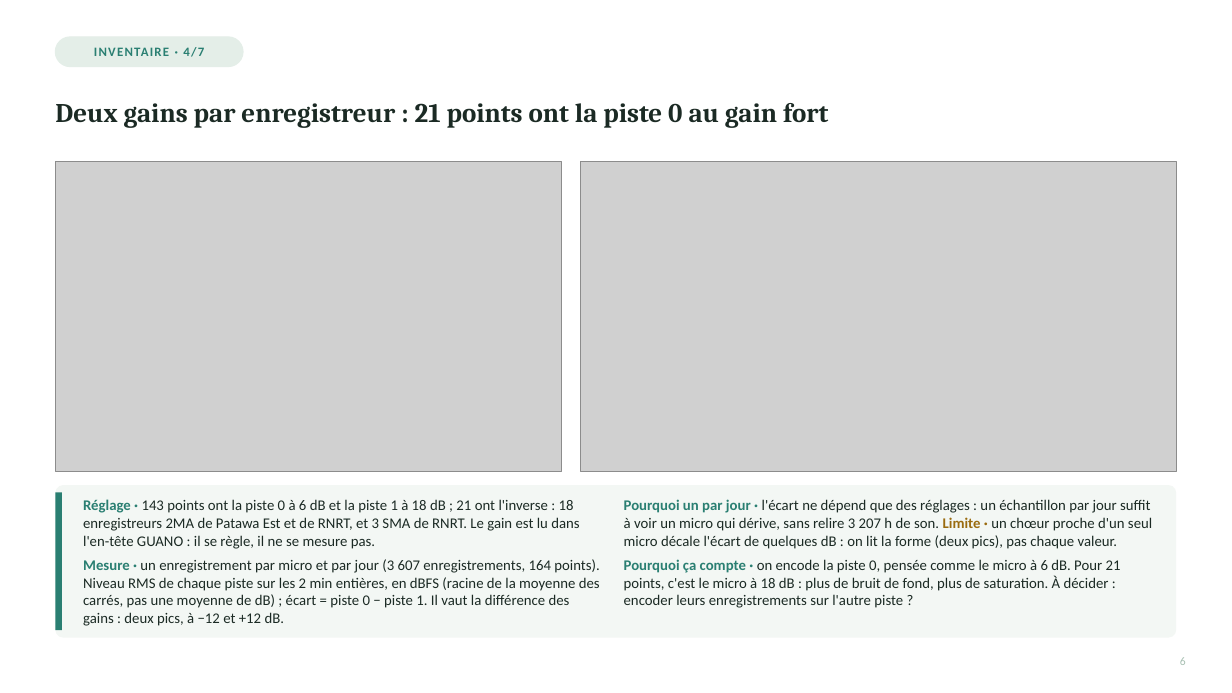
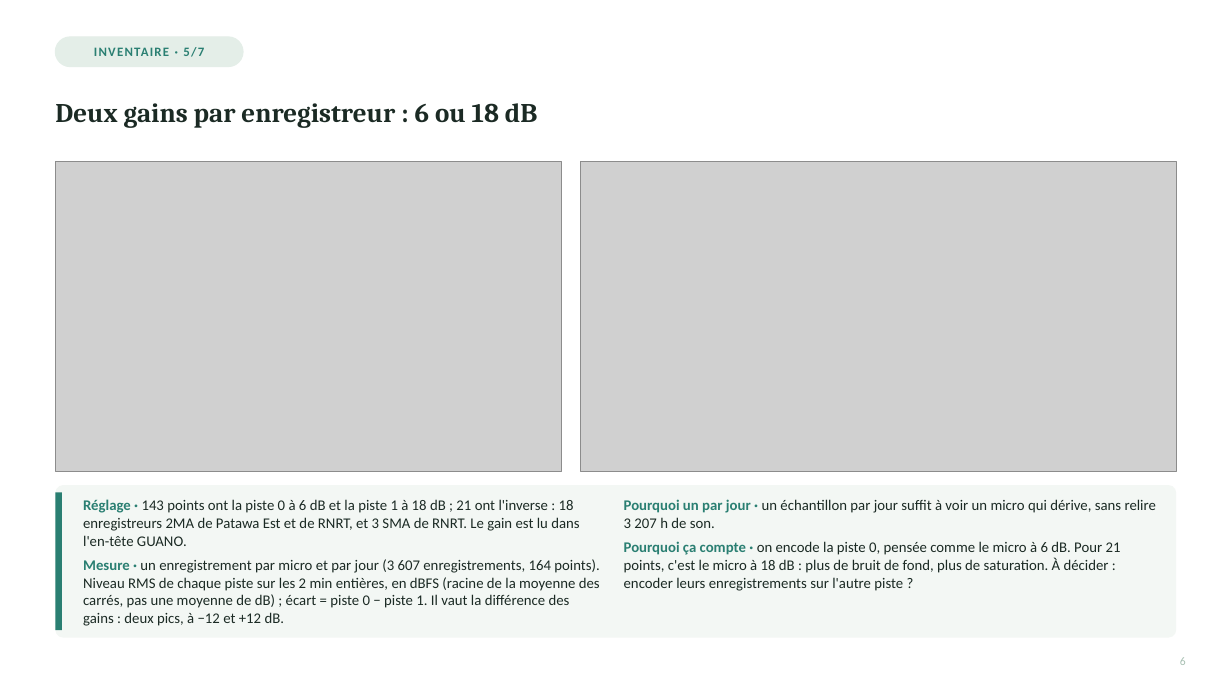
Before and after one commit to Rumble-Paw-Patrol/Grenouille, a slide deck: slide 1 of documentation/prez/presentation_4_paquets/presentation_4_inventaire_qc_v2_paquet_2_diapos_06-11.pptx. Drawn at 1232x693 pixels with LibreOffice and Linux fonts; fonts in the diff are those of the drawing; grey boxes stand for pictures. Boxes give left, top, right and bottom in pixels: in the first picture for what was removed or moved away, otherwise in the second. Text is boxed around its words. In the diff, an @@ line names an element or a change of style, - is before the commit and + after.

```diff
--- a/documentation/prez/presentation_4_paquets/presentation_4_inventaire_qc_v2_paquet_2_diapos_06-11.pptx
+++ b/documentation/prez/presentation_4_paquets/presentation_4_inventaire_qc_v2_paquet_2_diapos_06-11.pptx
@@ text at bbox=[94, 47, 204, 57]: text changed @@
-INVENTAIRE · 4/7
+INVENTAIRE · 5/7
@@ text at bbox=[55, 103, 537, 128]: text changed @@
-Deux gains par enregistreur : 21 points ont la piste 0 au gain fort
+Deux gains par enregistreur : 6 ou 18 dB
@@ text at bbox=[83, 499, 579, 546]: text changed @@
-Réglage · 143 points ont la piste 0 à 6 dB et la piste 1 à 18 dB ; 21 ont l'inverse : 18 enregistreurs 2MA de Patawa Est et de RNRT, et 3 SMA de RNRT. Le gain est lu dans l'en-tête GUANO : il se règle, il ne se mesure pas.
+Réglage · 143 points ont la piste 0 à 6 dB et la piste 1 à 18 dB ; 21 ont l'inverse : 18 enregistreurs 2MA de Patawa Est et de RNRT, et 3 SMA de RNRT. Le gain est lu dans l'en-tête GUANO.
@@ text at bbox=[624, 499, 1156, 528]: text changed @@
-Pourquoi un par jour · l'écart ne dépend que des réglages : un échantillon par jour suffit à voir un micro qui dérive, sans relire 3 207 h de son. Limite · un chœur proche d'un seul micro décale l'écart de quelques dB : on lit la forme (deux pics), pas chaque valeur.
+Pourquoi un par jour · un échantillon par jour suffit à voir un micro qui dérive, sans relire 3 207 h de son.
@@ text at bbox=[624, 541, 1121, 591]: more space between paragraphs @@
```
Also in this commit, not shown: 6 other slides changed, 17 other files.
